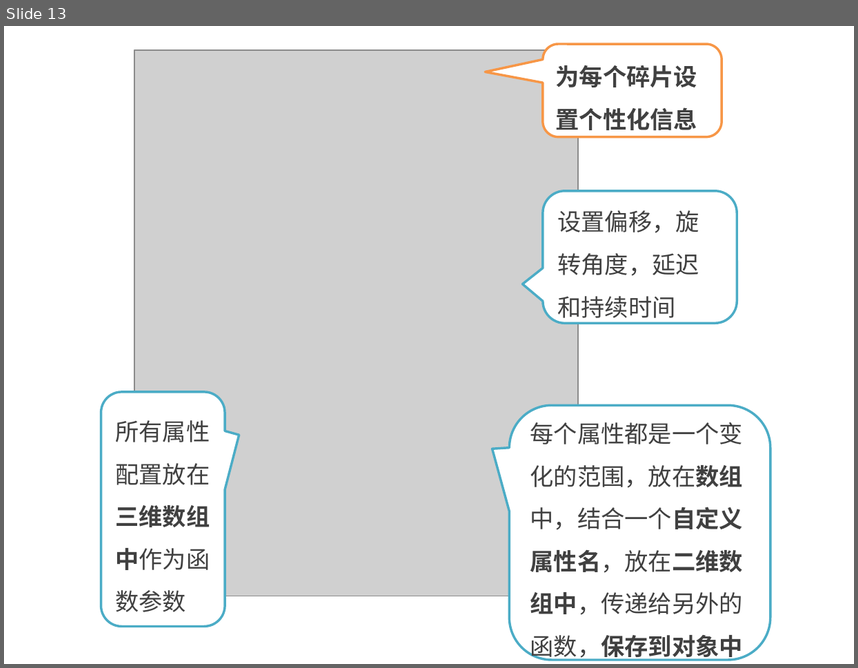
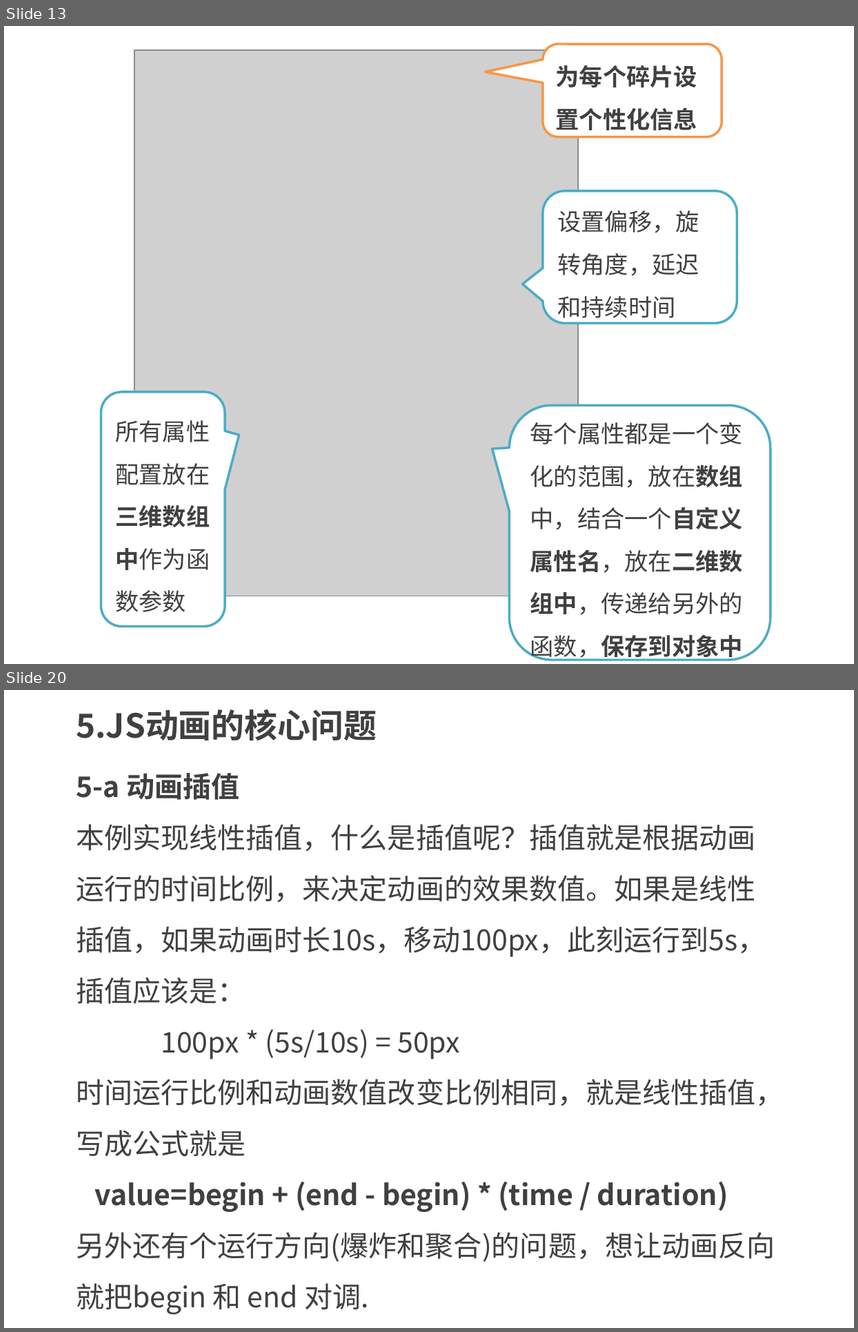
Before and after one commit to kong66/webAni, a slide deck: 20-svg-explode/20.pptx. Shown one above the other, each under a label of ours: slide 13 before the commit, slides 13 and 20 after it; the slides between them are not shown. The pictures are 858x668 and 858x1332 pixels, drawn with LibreOffice and Linux fonts; fonts in the diff are those of the drawing; grey boxes stand for pictures. Boxes give left, top, right and bottom in pixels: in the first picture for what was removed or moved away, otherwise in the second. Text is boxed around its words. In the diff, an @@ line names an element or a change of style, - is before the commit and + after.

```diff
--- a/20-svg-explode/20.pptx
+++ b/20-svg-explode/20.pptx
@@ slide 20 added at box(4, 690, 854, 1328), background #FFFFFF @@
@@ text added at box(76, 709, 377, 741), 28 pt, text #404040, bold @@
+5.JS动画的核心问题
@@ text added at box(76, 773, 784, 1314), 24 pt, text #404040 @@
+5-a 动画插值
+本例实现线性插值，什么是插值呢？插值就是根据动画运行的时间比例，来决定动画的效果数值。如果是线性插值，如果动画时长10s，移动100px，此刻运行到5s，插值应该是：
+100px * (5s/10s) = 50px
+时间运行比例和动画数值改变比例相同，就是线性插值，写成公式就是
+value=begin + (end - begin) * (time / duration)
+另外还有个运行方向(爆炸和聚合)的问题，想让动画反向就把begin 和 end 对调.
```
Also in this commit, not shown: 6 slides changed, 19 other slides added, 3 slides removed, 3 other files.
